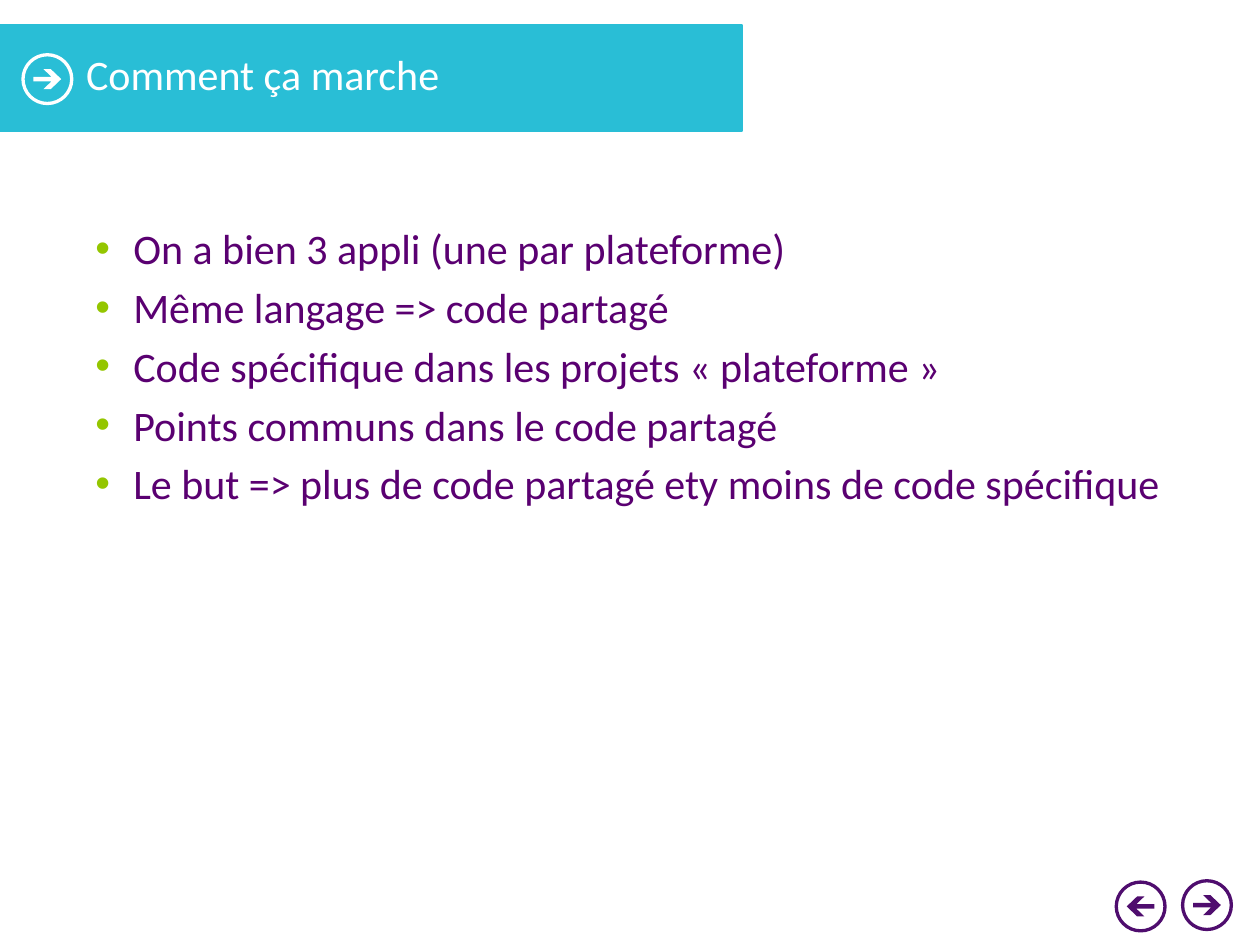
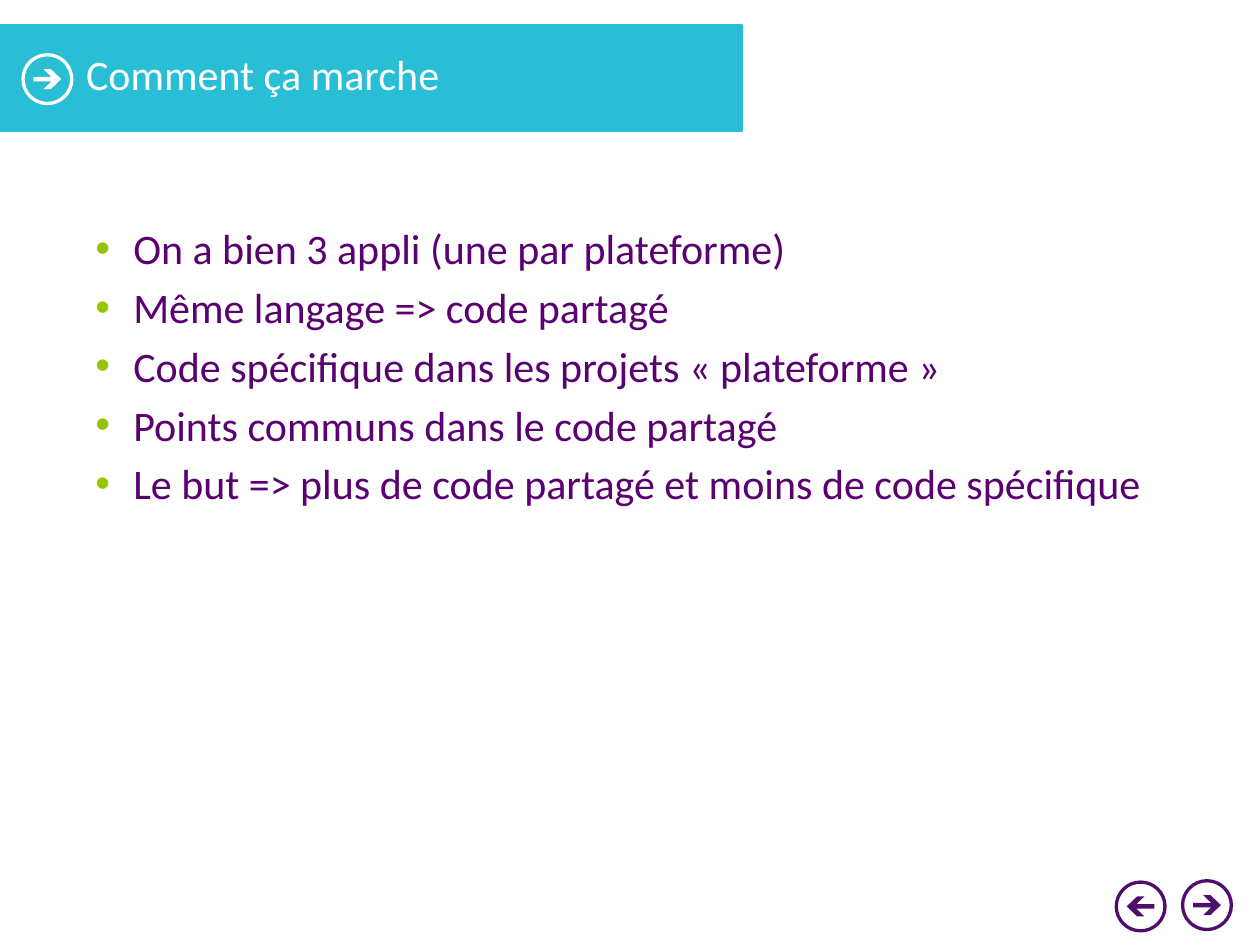
Before and after one commit to lnimong/prezxamarin, a slide deck: slide 15 of XamarinPrez.pptx (slide 14 before the commit). Drawn at 1260x945 pixels with LibreOffice and Linux fonts; fonts in the diff are those of the drawing; background and template pictures are left out. Boxes give left, top, right and bottom in pixels: in the first picture for what was removed or moved away, otherwise in the second. Text is boxed around its words. In the diff, an @@ line names an element or a change of style, - is before the commit and + after.

```diff
--- a/XamarinPrez.pptx
+++ b/XamarinPrez.pptx
@@ text at (133, 469, 1140, 507): text changed @@
-• Le but => plus de code partagé ety moins de code spécifique
+• Le but => plus de code partagé et moins de code spécifique
```
Also in this commit, not shown: 1 other slide changed, 1 slide added.
